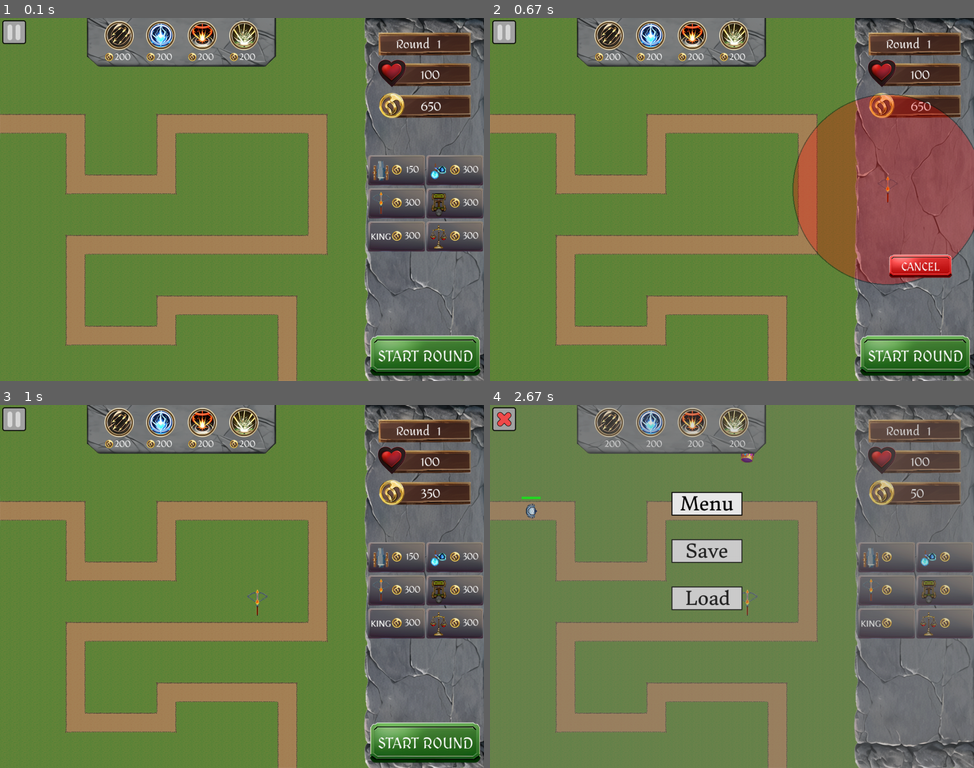
Above: before the commit, frames 1-4 (two rows, left to right).
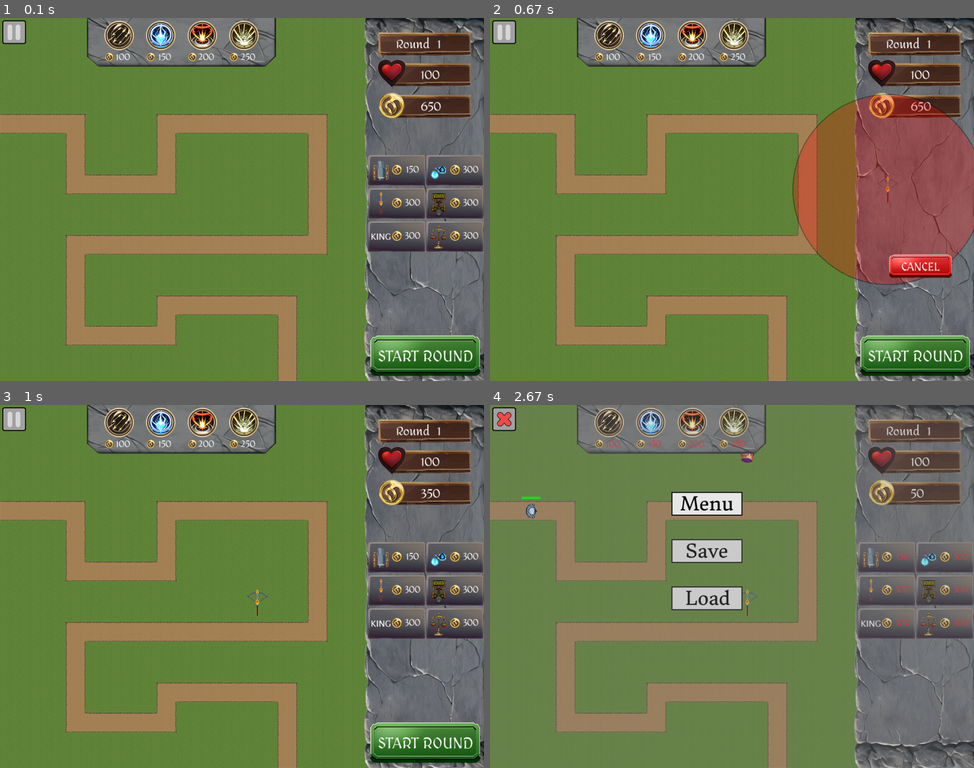
Above: after the commit, the same moments.

Repository: peter5454/PyGame
Game: pygame game, started from main.py
Same seed, same stepped clock (60 frames per second), same inputs: the game is played once before the commit and once after it.
Inputs (mouse positions are in pixels of both pictures, inside the frame that each line leads up to):
- Up to frame 1 (0.1 s): no input
- Up to frame 2 (0.67 s): click (886, 188) at 0.38 s
- Up to frame 3 (1 s): click (246, 611) at 0.72 s
- Up to frame 4 (2.67 s): click "START ROUND" at 1.05 s; click "300" at 1.38 s; click (741, 463) at 1.72 s; click (504, 419) at 2.55 s

The runs differ from the first frame. In frame 1, 0.1% of the frame differs, in the area x 23-54%, y 3-12%; in frame 2, 0.1%; in frame 3, 0.1%; in frame 4, 0.4%, in the area x 21-99%, y 9-62%.

Commit message:
airstrike buttons updated

Diff:
--- a/airstrike_data.py
+++ b/airstrike_data.py
@@ -3,7 +3,7 @@
         "damage" : 10,
         "cooldown" : 500,
         "size" : 50,
-        "cost" : 200,
+        "cost" : 100,
         "waves" : 3,
         "element": "N"
     },
@@ -11,7 +11,7 @@
         "damage" : 40,
         "cooldown" : 500,
         "size" : 70,
-        "cost" : 200,
+        "cost" : 150,
         "waves" : 1,
         "element": "F"
     },
@@ -27,7 +27,7 @@
         "damage" : 60,
         "cooldown" : 500,
         "size" : 80,
-        "cost" : 200,
+        "cost" : 250,
         "waves" : 1,
         "element": "I"
     }
--- a/buttons.py
+++ b/buttons.py
@@ -46,9 +46,17 @@
         if self.clicked:
             scaled_image = pg.transform.scale(self.image, (self.rect.width - 5, self.rect.height - 5))
             surface.blit(scaled_image, self.rect)
+            self.draw2(surface,True)
+
         else:
             surface.blit(self.image, self.rect)
+            self.draw2(surface)
 
+        return action
+
+    def draw2(self,surface,scaled=False):
+        if not scaled:
+            surface.blit(self.image, self.rect)
         #render text
         if self.text:
             if self.type == "alt_font":
@@ -65,24 +73,6 @@
             surface.blit(self.cost_text_surface, self.cost_text_rect)
             if self.has_coin:
                 surface.blit(self.coin_image, self.coin_rect)
-
-
-        #render coin if airstrike
-        if self.type == 'airstrike':
-            coin_rect = self.rect.copy()
-            coin_rect.y += 66
-            surface.blit(self.coin_image, coin_rect)
-
-        return action
-
-    def draw2(self,surface):
-        surface.blit(self.image, self.rect)
-        if self.text:
-            text_surface = self.font.render(self.text, True, self.font_color)
-            text_rect = text_surface.get_rect(center=self.rect.center) # Center text surface rect
-            text_rect.x += self.x_offset # Apply x offset
-            text_rect.y += self.y_offset # Apply y offset
-            surface.blit(text_surface, text_rect)
 
     #method for just cost
     def cost(self, text_x, text_y, cost='', size=24, color='grey100'):
--- a/main.py
+++ b/main.py
@@ -118,6 +118,7 @@
 health_bars = []
 
 #create buttons
+#buy buttons
 cannon_button = Button(c.SCREEN_WIDTH - 245 ,290, buy_cannon_image)
 cannon_button.cost(33,-2,str(TURRET_DATA["TURRET_CANNON"][0].get('cost')), 18)
 ice_button = Button(c.SCREEN_WIDTH - 122 ,290, buy_ice_image)
@@ -131,15 +132,24 @@
 market_button = Button(c.SCREEN_WIDTH - 122 ,430, buy_market_image)
 market_button.cost(33,-2,str(TURRET_DATA["MARKET"][0].get('cost')), 18)
 
+#selected tower
 cancel_button = Button(c.SCREEN_WIDTH - 180 ,500, cancel_image, "CANCEL",0,0,"alt_font",24)
 begin_button = Button(c.SCREEN_WIDTH - 242 ,670, start_image, "START ROUND",0,0,"alt_font")
 restart_button = Button(312.5 , 320, restart_image)
 upgrade_button = Button(c.SCREEN_WIDTH - 210, 275, upgrade_image,"UPGRADE",0,-13, "alt_font",22)
 sell_button = Button(c.SCREEN_WIDTH - 210, 350, sell_image, "SELL",0,-13,"alt_font",22)
-airstrike_ability = Button((c.SCREEN_WIDTH-c.SIDE_PANEL)/2 - 164, 5, arrow_strike_ability_image, str(AIRSTRIKE_DATA["airstrike_1"].get("cost")), 7, 45, 'airstrike')
-airstrike_ability2 = Button((c.SCREEN_WIDTH-c.SIDE_PANEL)/2 - 76, 5, ice_strike_ability_image, str(AIRSTRIKE_DATA["airstrike_2"].get("cost")), 7, 45, 'airstrike')
-airstrike_ability3 = Button((c.SCREEN_WIDTH-c.SIDE_PANEL)/2 + 12, 5, fire_strike_ability_image, str(AIRSTRIKE_DATA["airstrike_3"].get("cost")), 7, 45, 'airstrike')
-airstrike_ability4 = Button((c.SCREEN_WIDTH-c.SIDE_PANEL)/2 + 100, 5, earth_strike_ability_image, str(AIRSTRIKE_DATA["airstrike_4"].get("cost")), 7, 45, 'airstrike')
+
+#airstrike buttons
+airstrike_ability = Button((c.SCREEN_WIDTH-c.SIDE_PANEL)/2 - 164, 5, arrow_strike_ability_image)
+airstrike_ability.coin_cost(-22,44,8,45,str(AIRSTRIKE_DATA["airstrike_1"].get("cost")),18)
+airstrike_ability2 = Button((c.SCREEN_WIDTH-c.SIDE_PANEL)/2 - 76, 5, ice_strike_ability_image)
+airstrike_ability2.coin_cost(-22,44,8,45,str(AIRSTRIKE_DATA["airstrike_2"].get("cost")),18)
+airstrike_ability3 = Button((c.SCREEN_WIDTH-c.SIDE_PANEL)/2 + 12, 5, fire_strike_ability_image)
+airstrike_ability3.coin_cost(-22,44,8,45,str(AIRSTRIKE_DATA["airstrike_3"].get("cost")),18)
+airstrike_ability4 = Button((c.SCREEN_WIDTH-c.SIDE_PANEL)/2 + 100, 5, earth_strike_ability_image)
+airstrike_ability4.coin_cost(-22,44,8,45,str(AIRSTRIKE_DATA["airstrike_4"].get("cost")),18)
+
+#puase menu
 pause_button = Button(5,5, pause_button_image)
 exit_button = Button(5,5, exit_button_image)
 save_button = Button((c.SCREEN_WIDTH-c.SIDE_PANEL)/2, c.SCREEN_HEIGHT / 2 - 100, save_button_image)
@@ -596,18 +606,39 @@
 
     #airstrikes
     if placing_ability == False:
+
+      #airstrike 1
+      if world.money < AIRSTRIKE_DATA["airstrike_1"]["cost"]:
+        airstrike_ability.change_cost_color("firebrick2")
+      else:
+        airstrike_ability.change_cost_color("grey100")
       if airstrike_ability.draw(screen):
         new_aristrike = airstrike("airstrike_1")
         placing_ability = True
 
+      #airstrike 2
+      if world.money < AIRSTRIKE_DATA["airstrike_2"]["cost"]:
+        airstrike_ability2.change_cost_color("firebrick2")
+      else:
+        airstrike_ability2.change_cost_color("grey100")
       if airstrike_ability2.draw(screen):
         new_aristrike = airstrike("airstrike_2")
         placing_ability = True
 
+      #airstrike 3
+      if world.money < AIRSTRIKE_DATA["airstrike_3"]["cost"]:
+        airstrike_ability3.change_cost_color("firebrick2")
+      else:
+        airstrike_ability3.change_cost_color("grey100")
       if airstrike_ability3.draw(screen):
         new_aristrike = airstrike("airstrike_3")
         placing_ability = True
 
+      #airstrike 4
+      if world.money < AIRSTRIKE_DATA["airstrike_4"]["cost"]:
+        airstrike_ability4.change_cost_color("firebrick2")
+      else:
+        airstrike_ability4.change_cost_color("grey100")
       if airstrike_ability4.draw(screen):
         new_aristrike = airstrike("airstrike_4")
         placing_ability = True
@@ -706,13 +737,6 @@
         save_error == False
         game_over = False
         paused = False
-
-
-
-
-
-
-
 
     if paused == False and game_over == True:
 
